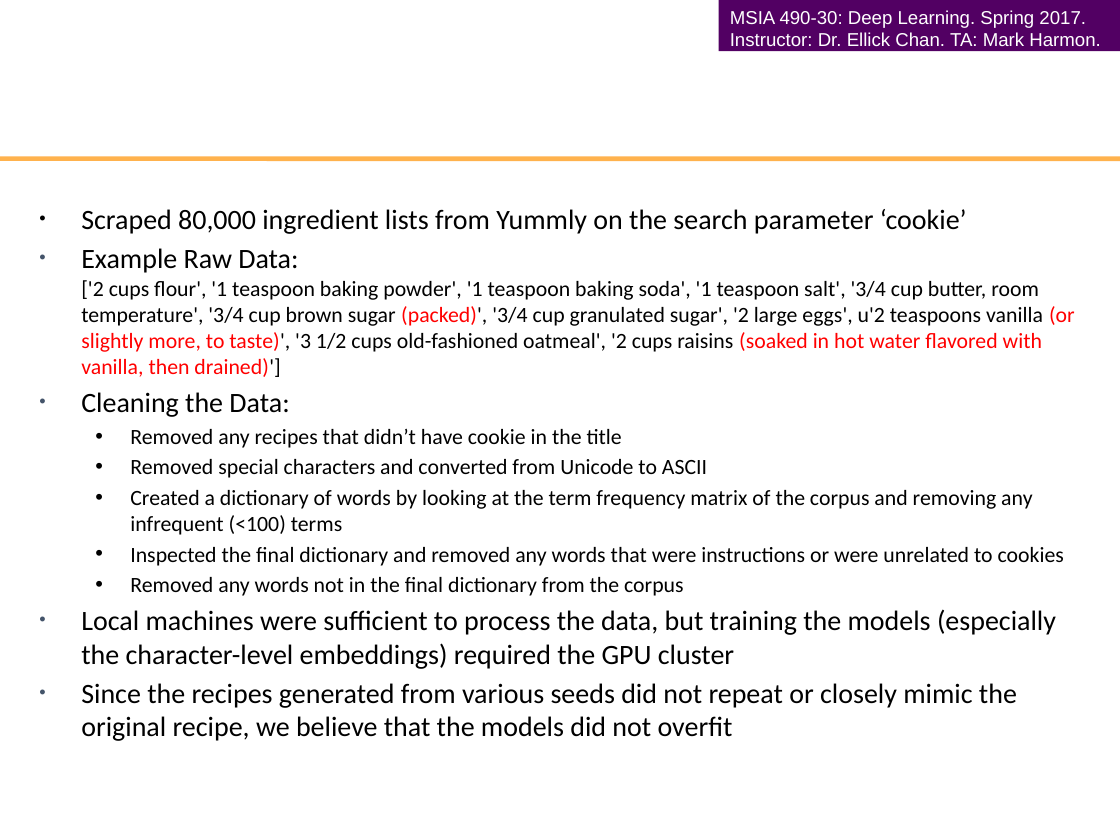
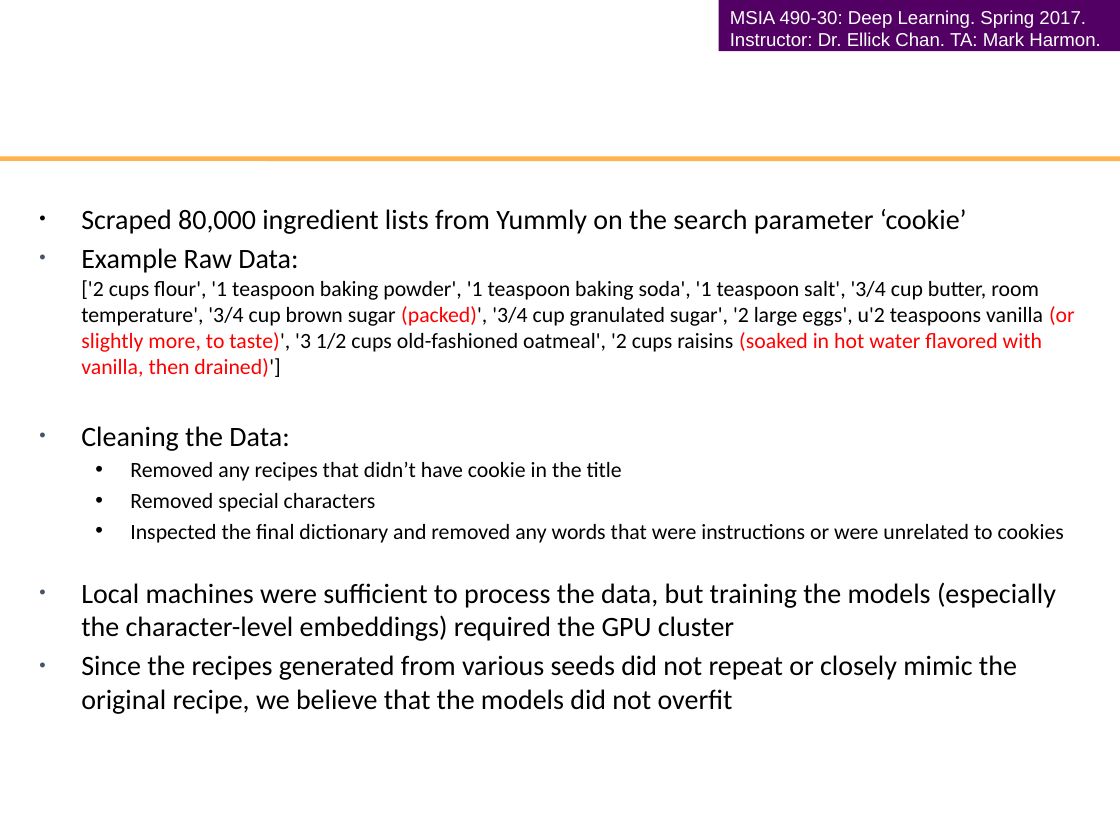
Before and after one commit to stephanieger/ConvectionalNN, a slide deck: slide 5 of Convectional Neural Networks Final Presentation.pptx. Drawn at 1120x840 pixels with LibreOffice and Linux fonts; fonts in the diff are those of the drawing; background and template pictures are left out. Boxes give left, top, right and bottom in pixels: in the first picture for what was removed or moved away, otherwise in the second. Text is boxed around its words. In the diff, an @@ line names an element or a change of style, - is before the commit and + after.

```diff
--- a/Convectional Neural Networks Final Presentation.pptx
+++ b/Convectional Neural Networks Final Presentation.pptx
@@ text at (x1=130, y1=493, x2=376, y2=512): text changed @@
-  • Removed special characters and converted from Unicode to ASCII
-  • Created a dictionary of words by looking at the term frequency matrix of the corpus and removing any infrequent (<100) terms
+  • Removed special characters
@@ text at (x1=130, y1=577, x2=684, y2=596): paragraph removed @@
-  • Removed any words not in the final dictionary from the corpus
```
Also in this commit, not shown: 1 other slide changed.
